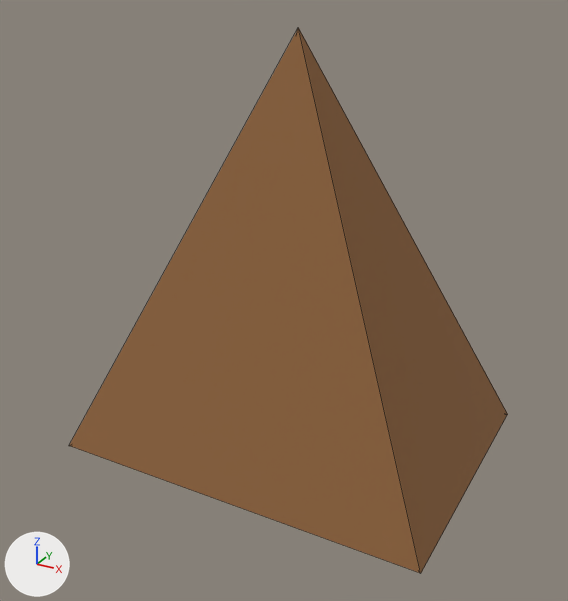
What one commit did to the glTF model data/model/model_39.glb.
Both versions are drawn from a camera (50 mm lens) standing at (1.32, -2.49, 1.83) and looking at (0.01, -0.11, 0.64). Every picture has the same lights, and +X, +Y and +Z are marked at lower left. The older version comes first. Mesh edges are drawn as thin lines. Vertices at exactly the same position are counted once.
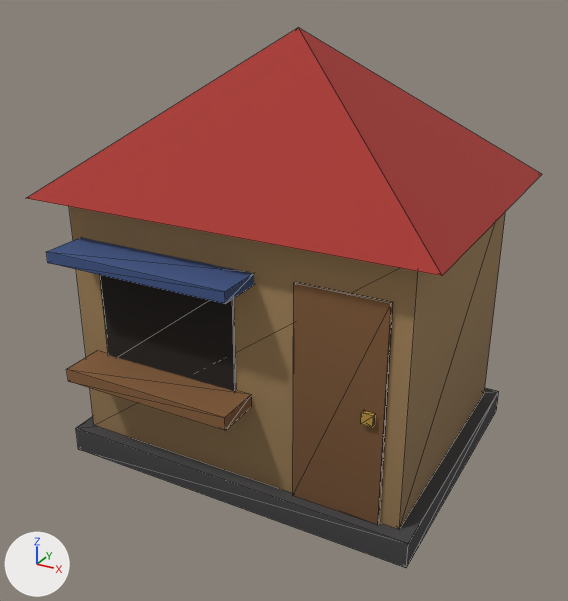
Changed parts and their boxes [x1, y1, x2, y2] in the pictures (568 x 601 px; the box of a moved part takes in the faces that stretch with it):
'Mesh_0', reshaped (18% wider)
    before: [69, 27, 508, 573]
    after: [26, 27, 542, 568]
part 1 of me_mesh_0, added
    after: [76, 388, 499, 568]
part 2 of me_mesh_0, added (brown)
    after: [69, 207, 505, 529]
part 3 of me_mesh_0, added
    after: [100, 275, 236, 391]
part 4 of me_mesh_0, added (brown)
    after: [67, 351, 251, 431]
part 5 of me_mesh_0, added (blue)
    after: [46, 238, 254, 304]
part 6 of me_mesh_0, added (brown)
    after: [293, 282, 393, 525]
part 7 of me_mesh_0, added
    after: [361, 410, 375, 427]
part 8 of me_mesh_0, moved or reshaped
    before: [69, 27, 508, 573]
    after: [26, 27, 542, 276]

Diff of the bpy script that builds the scene:
```diff
--- a/data/model/model_39.glb.py
+++ b/data/model/model_39.glb.py
@@ me_mesh_0 @@
 # used by ob_mesh_0; location = (0.0, 0.0, 0.0)
-me_mesh_0.from_pydata(...)  # 6 vertices, 8 faces; spans x -0.75..0.75, y -0.55..0.55, z 0.0..1.6
+me_mesh_0.from_pydata(...)  # 61 vertices, 90 faces; spans x -0.75..0.75, y -0.67..0.6, z 0.0..1.6
+# me_mesh_0 part 1: a new loose piece, a box spanning x -0.7..0.7, y -0.55..0.55, z 0.0..0.1, in mat_material_0 (picture img_image_0)
+# me_mesh_0 part 2: a new loose piece, a box spanning x -0.65..0.65, y -0.5..0.5, z 0.1..1.05, in mat_material_0 (picture img_image_0)
+# me_mesh_0 part 3: a new loose piece, a box spanning x -0.53..0.03, y -0.507..-0.497, z 0.42..0.84, in mat_material_0 (picture img_image_0)
+# me_mesh_0 part 4: a new loose piece, a box spanning x -0.59..0.09, y -0.665..-0.495, z 0.4..0.45, in mat_material_0 (picture img_image_0)
+# me_mesh_0 part 5: a new loose piece, a box spanning x -0.61..0.11, y -0.67..-0.49, z 0.86..0.9, in mat_material_0 (picture img_image_0)
+# me_mesh_0 part 6: a new loose piece, a box spanning x 0.26..0.58, y -0.512..-0.498, z 0.1..0.9, in mat_material_0 (picture img_image_0)
+# me_mesh_0 part 7: a new loose piece, a box spanning x 0.51..0.55, y -0.53..-0.51, z 0.48..0.52, in mat_material_0 (picture img_image_0)
+# me_mesh_0 part 8
+# 5 vertices are removed from x -0.75..0.75, y -0.55..0.55, z 0.0
+# 8 faces are deleted
+# 4 vertices are added at (0.75, -0.6, 1.05), (-0.75, -0.6, 1.05), (-0.75, 0.6, 1.05), (0.75, 0.6, 1.05)
+# 6 new faces join them
 me_mesh_0.materials.append(mat_material_0)
```
